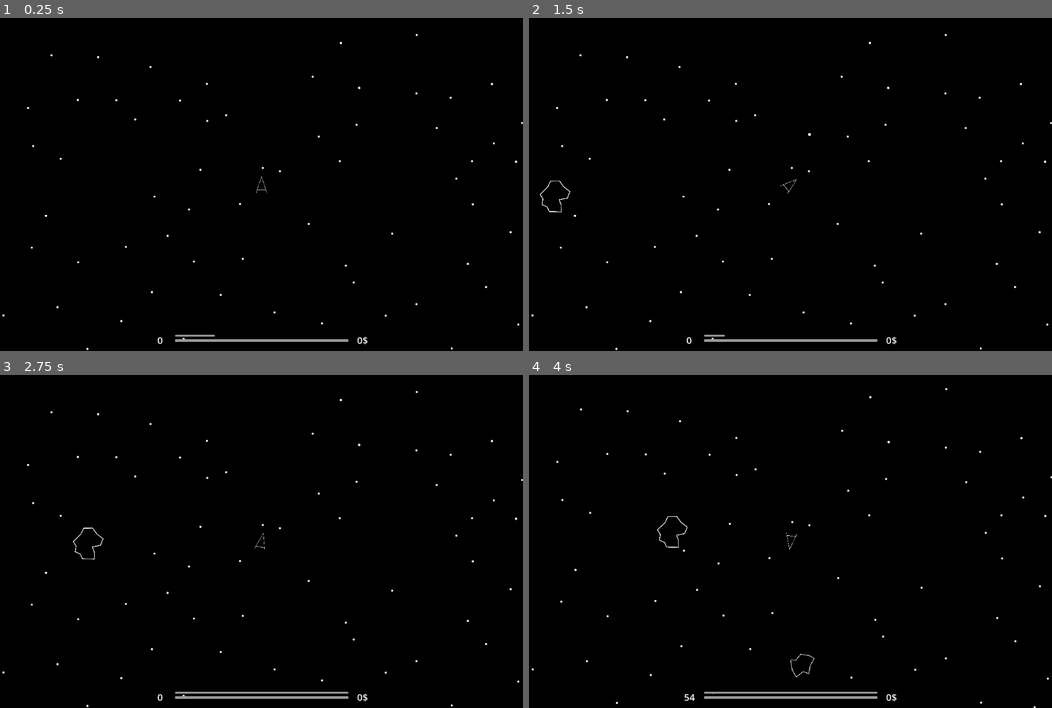
Above: before the commit, frames 1-4 (two rows, left to right).
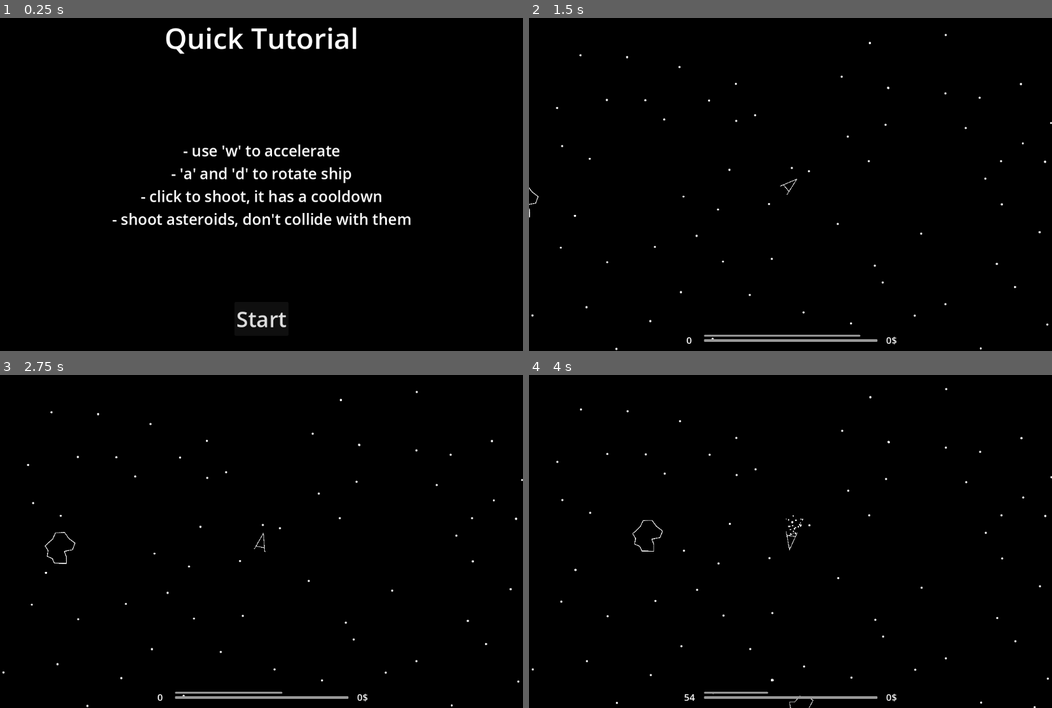
Above: after the commit, the same moments.

Repository: dutudev/ShibaGame
Game: Godot game, scene res://Scenes/tempMenuTutorial.tscn
Same seed, same stepped clock (60 frames per second), same inputs: the game is played once before the commit and once after it. Before the commit the project starts from res://Scenes/main.tscn.
Inputs (mouse positions are in pixels of both pictures, inside the frame that each line leads up to):
- Up to frame 1 (0.25 s): no input
- Up to frame 2 (1.5 s): click (790, 317) at 0.5 s, where only the run after the commit has a clickable "Start"; tap Enter at 1.25 s; move the mouse to (905, 167) at 1.27 s; hold D (rotate_right) from 1.28 s (still down); click (905, 167) at 1.35 s
- Up to frame 3 (2.75 s): move the mouse to (156, 558) at 2.02 s; release D (rotate_right) at 2.03 s; hold A (rotate_left) from 2.03 s (still down); click (156, 558) at 2.1 s
- Up to frame 4 (4 s): move the mouse to (842, 468) at 2.77 s; release A (rotate_left) at 2.78 s; hold D (rotate_right) 2.78-3.53 s; click (842, 468) at 2.85 s; move the mouse to (764, 608) at 3.52 s; hold W (go_forward) from 3.53 s (still down); click (764, 608) at 3.6 s

The runs differ from the first frame. In frame 1, 4.2% of the frame differs, in the area x 0-100%, y 2-100%; in frame 2, 0.3%; in frame 3, 0.2%; in frame 4, 0.4%.

Commit message:
made base polish

Diff:
--- /dev/null
+++ b/Scenes/asteroid_explosion.tscn
@@ -0,0 +1,85 @@
+[gd_scene load_steps=6 format=3 uid="uid://b6w8e5tfyfijo"]
+
+[ext_resource type="Script" uid="uid://j41cn7ro7agt" path="res://Scripts/asteroid_explosion.gd" id="1_0kps3"]
+[ext_resource type="Texture2D" uid="uid://c4wrxay4vy1dm" path="res://Sprites/asteroidParticles/par-1.png" id="1_fe2ty"]
+[ext_resource type="Texture2D" uid="uid://cvrmm27m12oe3" path="res://Sprites/asteroidParticles/par-2.png" id="2_0kps3"]
+[ext_resource type="Texture2D" uid="uid://c2d13kuu3ftte" path="res://Sprites/asteroidParticles/par-3.png" id="3_v6bq6"]
+
+[sub_resource type="Gradient" id="Gradient_2kv1w"]
+offsets = PackedFloat32Array(0.536, 1)
+colors = PackedColorArray(1, 1, 1, 0.784314, 1, 1, 1, 0)
+
+[node name="AsteroidExplosion" type="Node2D"]
+script = ExtResource("1_0kps3")
+
+[node name="Particle" type="CPUParticles2D" parent="."]
+emitting = false
+amount = 2
+texture = ExtResource("1_fe2ty")
+lifetime = 4.0
+one_shot = true
+explosiveness = 1.0
+randomness = 1.0
+emission_shape = 2
+emission_sphere_radius = 128.0
+spread = 180.0
+gravity = Vector2(0, 0)
+initial_velocity_min = 100.0
+initial_velocity_max = 250.0
+angular_velocity_min = -40.0
+angular_velocity_max = 40.0
+linear_accel_min = -100.0
+linear_accel_max = -93.69
+angle_min = -720.0
+angle_max = 720.0
+scale_amount_min = 0.3
+scale_amount_max = 0.5
+color_ramp = SubResource("Gradient_2kv1w")
+
+[node name="Particle2" type="CPUParticles2D" parent="."]
+emitting = false
+amount = 2
+texture = ExtResource("2_0kps3")
+lifetime = 4.0
+one_shot = true
+explosiveness = 1.0
+randomness = 1.0
+emission_shape = 2
+emission_sphere_radius = 128.0
+spread = 180.0
+gravity = Vector2(0, 0)
+initial_velocity_min = 100.0
+initial_velocity_max = 250.0
+angular_velocity_min = -40.0
+angular_velocity_max = 40.0
+linear_accel_min = -100.0
+linear_accel_max = -93.69
+angle_min = -720.0
+angle_max = 720.0
+scale_amount_min = 0.3
+scale_amount_max = 0.5
+color_ramp = SubResource("Gradient_2kv1w")
+
+[node name="Particle3" type="CPUParticles2D" parent="."]
+emitting = false
+amount = 2
+texture = ExtResource("3_v6bq6")
+lifetime = 4.0
+one_shot = true
+explosiveness = 1.0
+randomness = 1.0
+emission_shape = 2
+emission_sphere_radius = 128.0
+spread = 180.0
+gravity = Vector2(0, 0)
+initial_velocity_min = 100.0
+initial_velocity_max = 250.0
+angular_velocity_min = -40.0
+angular_velocity_max = 40.0
+linear_accel_min = -100.0
+linear_accel_max = -93.69
+angle_min = -720.0
+angle_max = 720.0
+scale_amount_min = 0.3
+scale_amount_max = 0.5
+color_ramp = SubResource("Gradient_2kv1w")
--- a/Scenes/hud.tscn
+++ b/Scenes/hud.tscn
@@ -170,4 +170,4 @@
 vertical_alignment = 1
 
 [connection signal="timeout" from="MiddleHud(NotHideable)/OutOfBounds/BoundsTimer" to="." method="_on_BoundsTimer_timeout"]
-[connection signal="timeout" from="MiddleHud(NotHideable)/OutOfBounds/BoundsTimerKill" to="." method="_on_BoundsTimer_timeout"]
+[connection signal="timeout" from="MiddleHud(NotHideable)/OutOfBounds/BoundsTimerKill" to="." method="_on_bounds_timer_kill_timeout"]
--- a/Scenes/player.tscn
+++ b/Scenes/player.tscn
@@ -19,6 +19,10 @@
 
 [sub_resource type="RectangleShape2D" id="RectangleShape2D_cvnsp"]
 size = Vector2(75, 170)
+
+[sub_resource type="Curve" id="Curve_fkybt"]
+_data = [Vector2(0, 1), 0.0, 0.0, 0, 0, Vector2(1, 0), -1.74229, 0.0, 0, 0]
+point_count = 2
 
 [node name="Player" type="CharacterBody2D" groups=["player"]]
 scale = Vector2(0.6, 0.6)
@@ -42,3 +46,20 @@
 
 [node name="HitSfx" type="AudioStreamPlayer2D" parent="."]
 stream = ExtResource("5_fkybt")
+
+[node name="EngineParticles" type="CPUParticles2D" parent="."]
+position = Vector2(5.04485e-13, 118.333)
+rotation = 1.5708
+emitting = false
+amount = 60
+randomness = 1.0
+emission_shape = 3
+emission_rect_extents = Vector2(1, 45)
+gravity = Vector2(0, 0)
+initial_velocity_min = 700.0
+initial_velocity_max = 1000.0
+angle_min = -720.0
+angle_max = 720.0
+scale_amount_min = 3.0
+scale_amount_max = 7.0
+scale_amount_curve = SubResource("Curve_fkybt")
--- /dev/null
+++ b/Scenes/tempMenuTutorial.tscn
@@ -0,0 +1,75 @@
+[gd_scene load_steps=3 format=3 uid="uid://dgnqodkjafxji"]
+
+[ext_resource type="Script" uid="uid://bnmi4oyaskopk" path="res://Scripts/MainMenu.gd" id="1_i84ba"]
+
+[sub_resource type="StyleBoxFlat" id="StyleBoxFlat_ait0i"]
+bg_color = Color(0, 0, 0, 1)
+
+[node name="TempMenuTutorial" type="Node2D"]
+script = ExtResource("1_i84ba")
+
+[node name="CanvasLayer" type="CanvasLayer" parent="."]
+
+[node name="Panel" type="Panel" parent="CanvasLayer"]
+anchors_preset = 15
+anchor_right = 1.0
+anchor_bottom = 1.0
+grow_horizontal = 2
+grow_vertical = 2
+theme_override_styles/panel = SubResource("StyleBoxFlat_ait0i")
+
+[node name="Label" type="Label" parent="CanvasLayer/Panel"]
+layout_mode = 1
+anchors_preset = 5
+anchor_left = 0.5
+anchor_right = 0.5
+offset_left = -204.0
+offset_right = 204.0
+offset_bottom = 83.0
+grow_horizontal = 2
+pivot_offset = Vector2(204, 0)
+theme_override_font_sizes/font_size = 60
+text = "Quick Tutorial"
+horizontal_alignment = 1
+vertical_alignment = 1
+
+[node name="Label2" type="Label" parent="CanvasLayer/Panel"]
+layout_mode = 1
+anchors_preset = 8
+anchor_left = 0.5
+anchor_top = 0.5
+anchor_right = 0.5
+anchor_bottom = 0.5
+offset_left = -204.0
+offset_top = -41.5
+offset_right = 204.0
+offset_bottom = 41.5
+grow_horizontal = 2
+grow_vertical = 2
+pivot_offset = Vector2(204, 0)
+theme_override_font_sizes/font_size = 32
+text = "- use 'w' to accelerate
+- 'a' and 'd' to rotate ship
+- click to shoot, it has a cooldown
+- shoot asteroids, don't collide with them"
+horizontal_alignment = 1
+vertical_alignment = 1
+
+[node name="Button" type="Button" parent="CanvasLayer/Panel"]
+layout_mode = 1
+anchors_preset = 7
+anchor_left = 0.5
+anchor_top = 1.0
+anchor_right = 0.5
+anchor_bottom = 1.0
+offset_left = -57.0
+offset_top = -103.0
+offset_right = 57.0
+offset_bottom = -32.0
+grow_horizontal = 2
+grow_vertical = 0
+pivot_offset = Vector2(57, 71)
+theme_override_font_sizes/font_size = 45
+text = "Start"
+
+[connection signal="pressed" from="CanvasLayer/Panel/Button" to="." method="_on_button_pressed"]
--- /dev/null
+++ b/Scripts/MainMenu.gd
@@ -0,0 +1,15 @@
+extends Node2D
+
+
+# Called when the node enters the scene tree for the first time.
+func _ready() -> void:
+	pass # Replace with function body.
+
+
+# Called every frame. 'delta' is the elapsed time since the previous frame.
+func _process(delta: float) -> void:
+	pass
+
+
+func _on_button_pressed() -> void:
+	get_tree().change_scene_to_file("res://Scenes/main.tscn")
--- a/Scripts/UIManager.gd
+++ b/Scripts/UIManager.gd
@@ -55,3 +55,6 @@
 
 func _on_BoundsTimer_timeout() -> void:
 	BoundsLabel.visible = !BoundsLabel.visible
+
+func _on_bounds_timer_kill_timeout() -> void:
+	Player.instance.AffectHealth(-999)
--- a/Scripts/asteroid.gd
+++ b/Scripts/asteroid.gd
@@ -1,6 +1,7 @@
 class_name Asteroid
 extends RigidBody2D
 
+var asteroidParticles = preload("res://Scenes/asteroid_explosion.tscn")
 
 var maxDistance = 1400
 var spawnCooldown = 0
@@ -33,6 +34,9 @@
 
 func _on_body_shape_entered(body_rid: RID, body: Node, body_shape_index: int, local_shape_index: int) -> void:
 	if body.is_in_group("player"):
+		var asteroidParticlesInstance = asteroidParticles.instantiate()
+		asteroidParticlesInstance.position = body.position
+		get_parent().add_child(asteroidParticlesInstance)
 		Player.instance.PlayHitSound()
 		Player.instance.AffectHealth(-25)
 		Player.instance.velocity = Player.instance.velocity.normalized() * Player.instance.velocity.length() / 2
--- /dev/null
+++ b/Scripts/asteroid_explosion.gd
@@ -0,0 +1,14 @@
+extends Node2D
+
+var destroyTime = 5
+
+# Called when the node enters the scene tree for the first time.
+func _ready() -> void:
+	$Particle.emitting = true
+	$Particle2.emitting = true
+	$Particle3.emitting = true
+
+func _process(delta: float) -> void:
+	destroyTime -= delta
+	if destroyTime <= 0:
+		queue_free()
--- a/Scripts/player.gd
+++ b/Scripts/player.gd
@@ -63,6 +63,7 @@
 
 	#check input for sound
 	if Input.is_action_just_pressed("go_forward"):
+		$EngineParticles.emitting = true
 		if $ShipEngineSfx.playing:
 			stopShipSound = false
 		else:
@@ -71,6 +72,7 @@
 
 
 	if Input.is_action_just_released("go_forward"):
+		$EngineParticles.emitting = false
 		stopShipSound = true
 
 	if stopShipSound:
@@ -103,7 +105,8 @@
 	health += value
 	UIManager.instance.UpdateHealthBar(health)
 	if health<=0:
-		pass # implement dying
+		get_tree().change_scene_to_file("res://Scenes/main.tscn")
+		# implement goodd dying
 
 func AffectMoney(value: int) -> void:
 	money += value
--- a/Scripts/player_bullet.gd
+++ b/Scripts/player_bullet.gd
@@ -1,6 +1,7 @@
 extends Area2D
 
 var asteroidTextTag = preload("res://Scenes/asteroid_text_tag.tscn")
+var asteroidParticles = preload("res://Scenes/asteroid_explosion.tscn")
 
 var directionVector = Vector2.ZERO
 var speed = 1500
@@ -28,11 +29,14 @@
 func _on_body_entered(body: Node2D) -> void:
 	if body.is_in_group("asteroid"):
 		var asteroidTextInstance = asteroidTextTag.instantiate()
+		var asteroidParticlesInstance = asteroidParticles.instantiate()
 		asteroidTextInstance.position = body.position
+		asteroidParticlesInstance.position = body.position
 		var money = randi_range(1, 3) # make 3 able to change to more
 		Player.instance.AffectMoney(money)
 		asteroidTextInstance.text = "+" + str(money) + "$"
 		get_parent().add_child(asteroidTextInstance)
+		get_parent().add_child(asteroidParticlesInstance)
 		body.queue_free()
 		#add particles
 		queue_free()
--- a/project.godot
+++ b/project.godot
@@ -11,7 +11,7 @@
 [application]
 
 config/name="ShibaGame"
-run/main_scene="uid://cdm7352ad04ti"
+run/main_scene="uid://dgnqodkjafxji"
 config/features=PackedStringArray("4.4", "GL Compatibility")
 config/icon="res://icon.svg"
 
Not shown: 1 places in Scenes/player.tscn that only renumber resources
Not shown, added: Scripts/MainMenu.gd.uid
Not shown, added: Scripts/asteroid_explosion.gd.uid
Binary file added: Sprites/asteroidParticles/par-1.png
Not shown, added: Sprites/asteroidParticles/par-1.png.import
Binary file added: Sprites/asteroidParticles/par-2.png
Not shown, added: Sprites/asteroidParticles/par-2.png.import
Binary file added: Sprites/asteroidParticles/par-3.png
Not shown, added: Sprites/asteroidParticles/par-3.png.import
Binary file changed: Sprites/ship.png
Not shown, changed: export_presets.cfg
